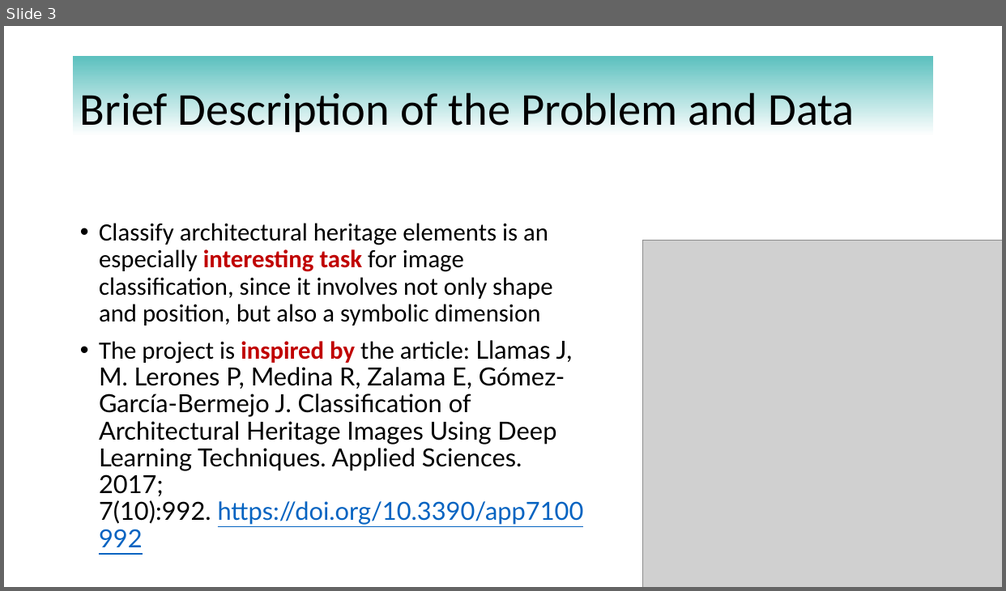
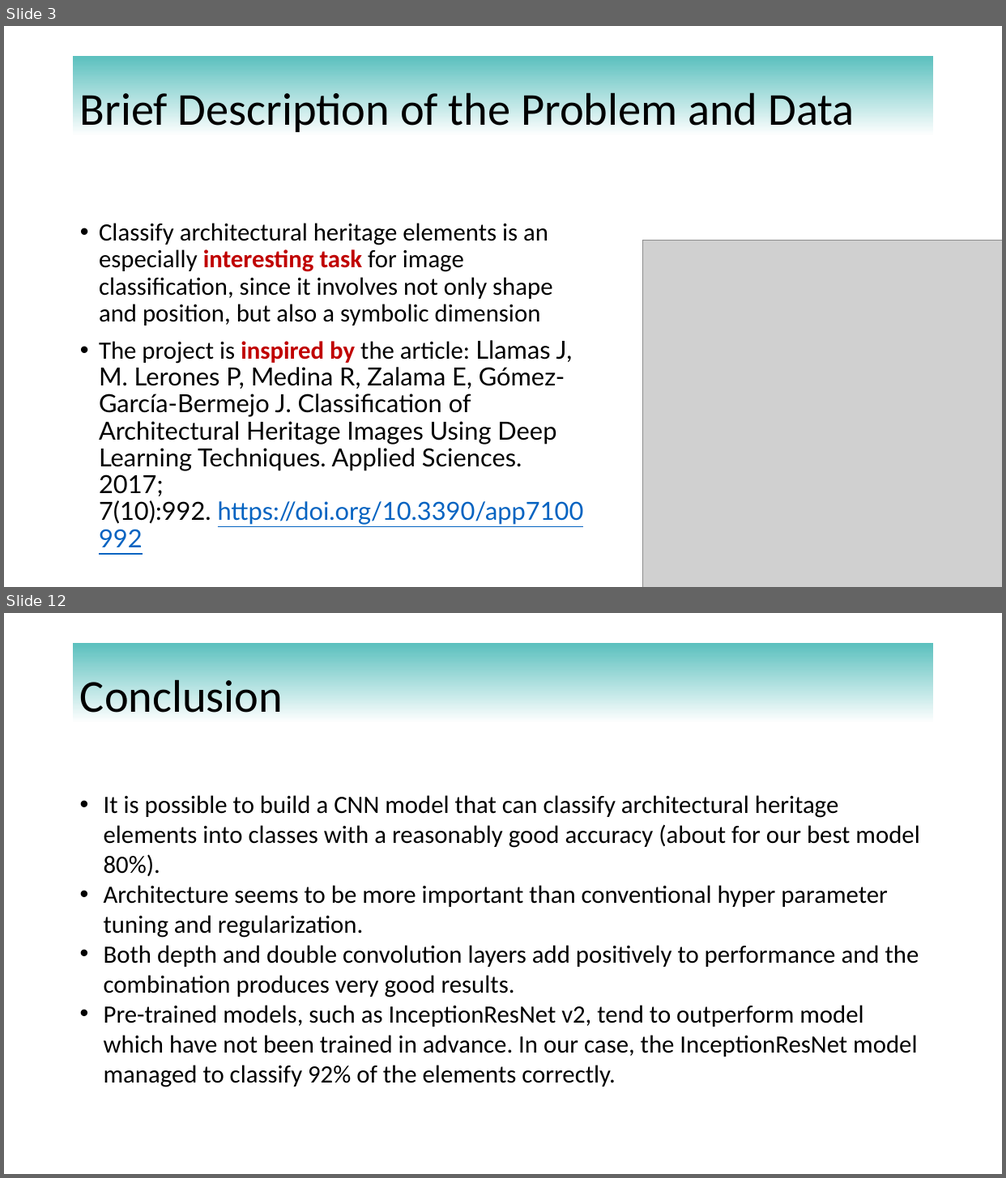
Before and after one commit to enraarne/CUBoulder-Deep-Learning-Final-Project, a slide deck: presentation.pptx. Shown one above the other, each under a label of ours: slide 3 before the commit, slides 3 and 12 after it; the slides between them are not shown. The pictures are 1006x591 and 1006x1178 pixels, drawn with LibreOffice and Linux fonts; fonts in the diff are those of the drawing; grey boxes stand for pictures. Boxes give left, top, right and bottom in pixels: in the first picture for what was removed or moved away, otherwise in the second. Text is boxed around its words. In the diff, an @@ line names an element or a change of style, - is before the commit and + after.

```diff
--- a/presentation.pptx
+++ b/presentation.pptx
@@ slide 12 added at box(4, 613, 1002, 1174), background #FFFFFF @@
@@ title added at box(73, 643, 934, 752), fill gradient #5BC0BE to #FFFFFF, 44 pt, text #000000 @@
+Conclusion
@@ text added at box(104, 795, 919, 1088), 24 pt, text #000000 @@
+• It is possible to build a CNN model that can classify architectural heritage elements into classes with a reasonably good accuracy (about for our best model 80%).
+• Architecture seems to be more important than conventional hyper parameter tuning and regularization.
+• Both depth and double convolution layers add positively to performance and the combination produces very good results.
+• Pre-trained models, such as InceptionResNet v2, tend to outperform model which have not been trained in advance. In our case, the InceptionResNet model managed to classify 92% of the elements correctly.
```
Also in this commit, not shown: 7 slides changed, 2 other slides added, 3 slides removed, 1 other file.
